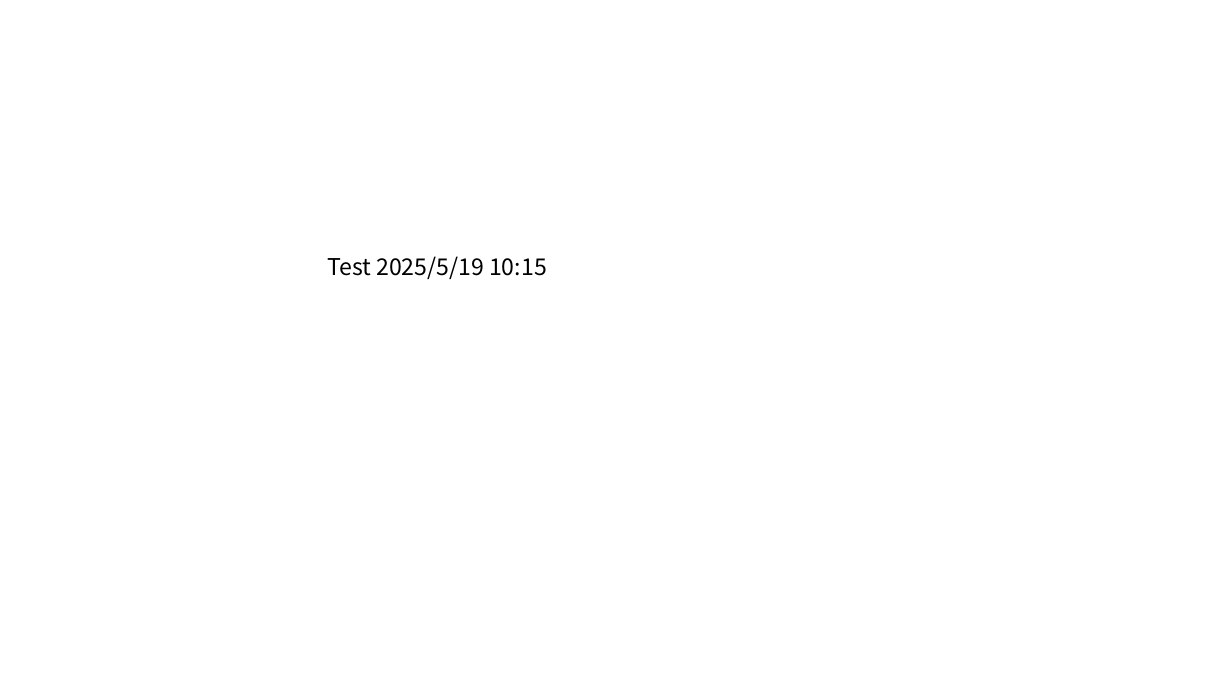
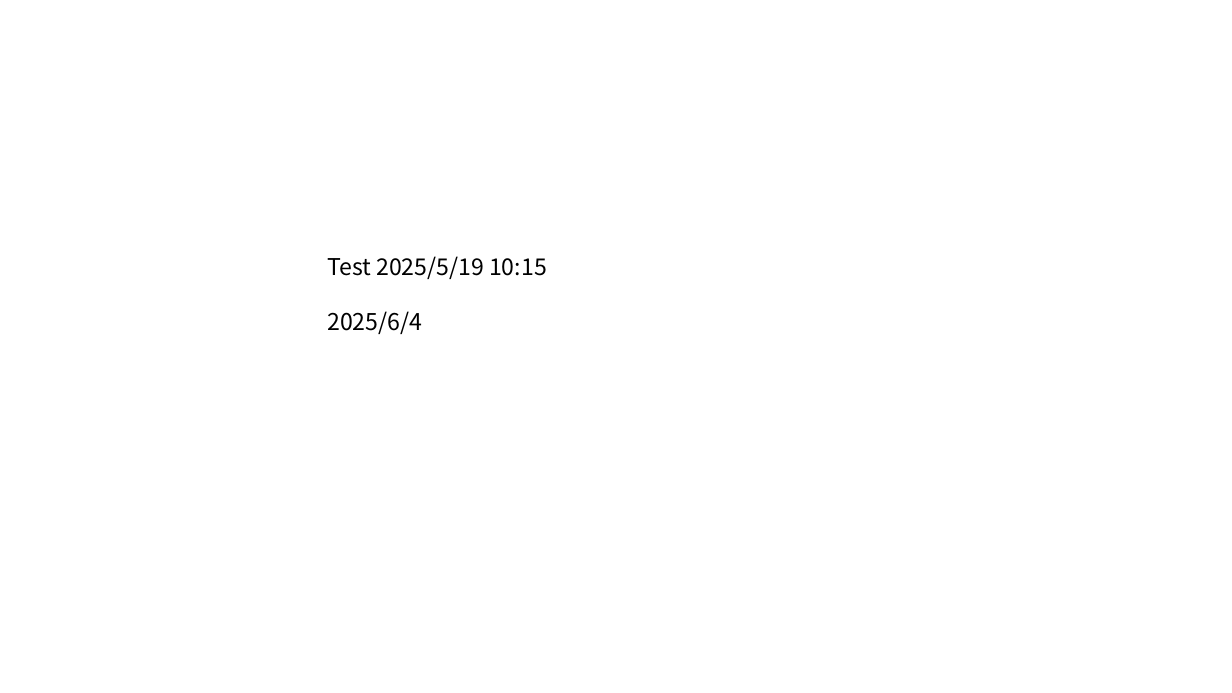
Before and after one commit to tetsuya-horiguchi/-SSL_-, a slide deck: slide 1 of Gitテスト.pptx. Drawn at 1232x693 pixels with LibreOffice and Linux fonts; fonts in the diff are those of the drawing. Boxes give left, top, right and bottom in pixels: in the first picture for what was removed or moved away, otherwise in the second. Text is boxed around its words. In the diff, an @@ line names an element or a change of style, - is before the commit and + after.

```diff
--- a/Gitテスト.pptx
+++ b/Gitテスト.pptx
@@ text at [327,311,422,334]: paragraph added @@
+2025/6/4
```
